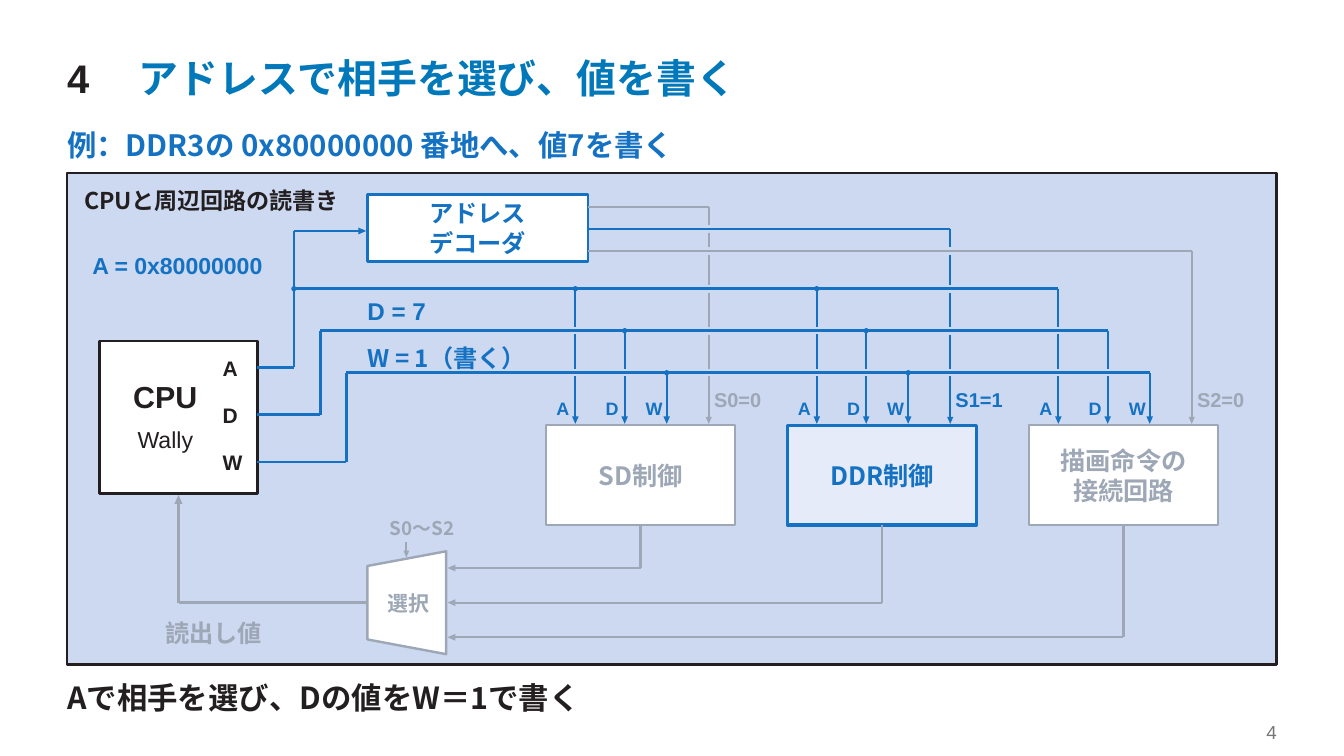
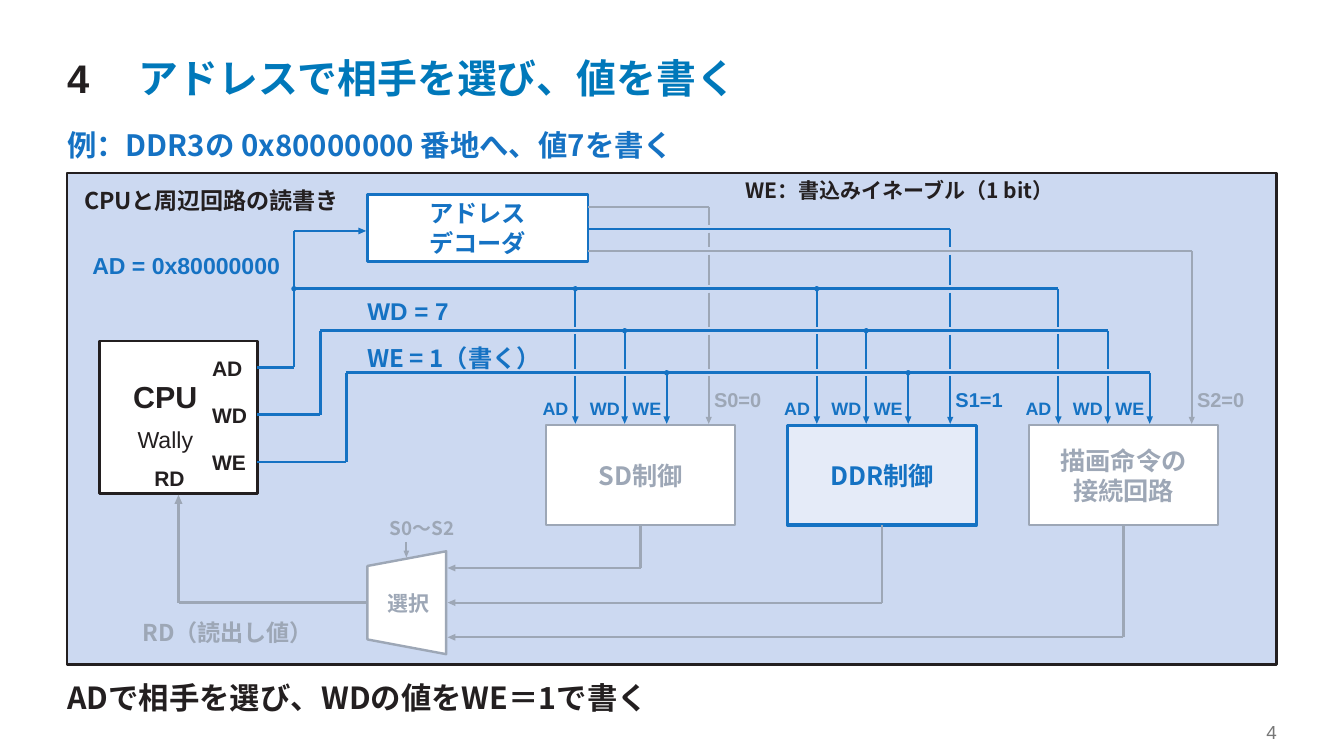
Before and after one commit to SoshiroFujimori/wally-game-console-research, a slide deck: slide 4 of docs/presentation/中間発表_主要事項.pptx. Drawn at 1344x756 pixels with LibreOffice and Linux fonts; fonts in the diff are those of the drawing. Boxes give left, top, right and bottom in pixels: in the first picture for what was removed or moved away, otherwise in the second. Text is boxed around its words. In the diff, an @@ line names an element or a change of style, - is before the commit and + after.

```diff
--- a/docs/presentation/中間発表_主要事項.pptx
+++ b/docs/presentation/中間発表_主要事項.pptx
@@ text added at (745, 180, 1054, 200), 15 pt, text #231F20, bold @@
+WE：書込みイネーブル（1 bit）
@@ text at (92, 258, 280, 274): text changed @@
-A = 0x80000000
+AD = 0x80000000
@@ text at (367, 303, 448, 320): text changed @@
-D = 7
+WD = 7
@@ text at (367, 346, 541, 373): text changed @@
-W = 1（書く）
+WE = 1（書く）
@@ text added at (212, 361, 242, 376), 15 pt, text #231F20, bold @@
+AD
@@ text removed at (223, 361, 238, 376) @@
-A
@@ text added at (212, 408, 247, 423), 15 pt, text #231F20, bold @@
+WD
@@ text removed at (223, 408, 238, 423) @@
-D
@@ text added at (543, 402, 569, 415), 12.8 pt, text #1572C3, bold @@
+AD
@@ text removed at (556, 402, 569, 415) @@
-A
@@ text added at (590, 402, 620, 415), 12.8 pt, text #1572C3, bold @@
+WD
@@ text removed at (606, 402, 619, 415) @@
-D
@@ text added at (632, 402, 661, 415), 12.8 pt, text #1572C3, bold @@
+WE
@@ text removed at (646, 402, 663, 415) @@
-W
@@ text added at (784, 402, 810, 415), 12.8 pt, text #1572C3, bold @@
+AD
@@ text removed at (798, 402, 811, 415) @@
-A
@@ text added at (831, 402, 861, 415), 12.8 pt, text #1572C3, bold @@
+WD
@@ text removed at (847, 402, 860, 415) @@
-D
@@ text added at (874, 402, 903, 415), 12.8 pt, text #1572C3, bold @@
+WE
@@ text removed at (887, 402, 904, 415) @@
-W
@@ text added at (1026, 402, 1052, 415), 12.8 pt, text #1572C3, bold @@
+AD
@@ text removed at (1039, 402, 1052, 415) @@
-A
@@ text added at (1073, 402, 1103, 415), 12.8 pt, text #1572C3, bold @@
+WD
@@ text removed at (1089, 402, 1102, 415) @@
-D
@@ text added at (1115, 402, 1144, 415), 12.8 pt, text #1572C3, bold @@
+WE
@@ text removed at (1129, 402, 1146, 415) @@
-W
@@ text added at (154, 471, 184, 486), 15 pt, text #231F20, bold @@
+RD
@@ text added at (212, 455, 246, 470), 15 pt, text #231F20, bold @@
+WE
@@ text removed at (223, 455, 243, 470) @@
-W
@@ text at (143, 622, 313, 643): text changed; size 17.2 to 16.5 pt @@
-読出し値
+RD（読出し値）
@@ text at (67, 683, 648, 712): text changed @@
-Aで相手を選び、Dの値をW＝1で書く
+ADで相手を選び、WDの値をWE＝1で書く
```
Also in this commit, not shown: 3 other slides changed, 14 other files.
